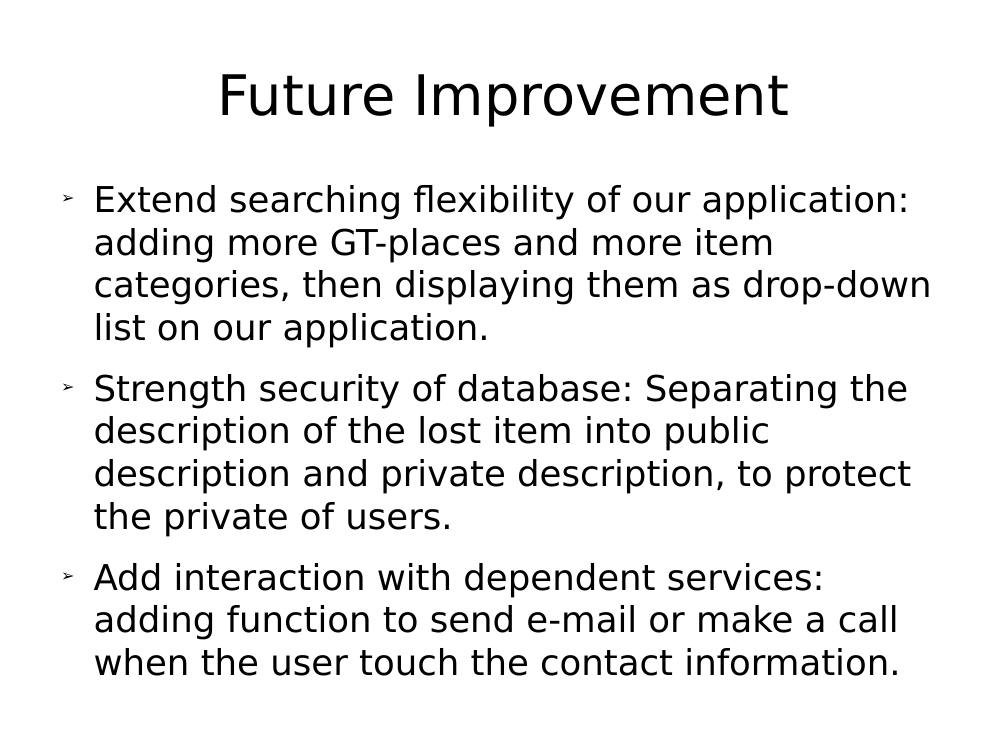
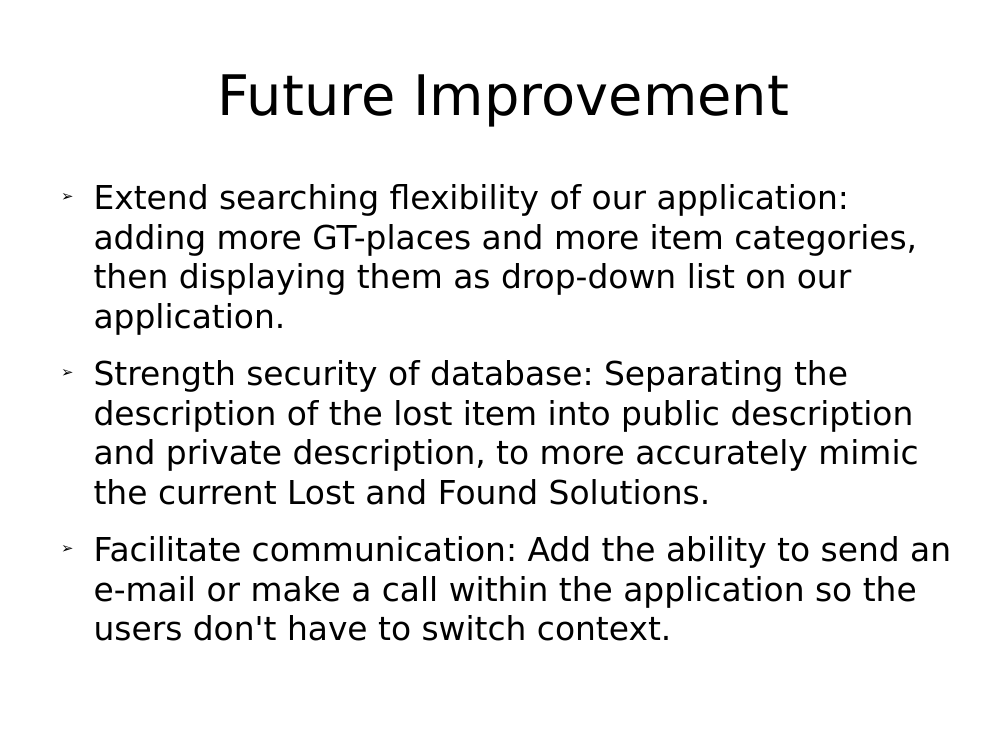
Before and after one commit to HansReich/GT_Lost_Found, a slide deck: slide 1 of Documentation/Future.odp. Drawn at 1008x756 pixels with LibreOffice and Linux fonts; fonts in the diff are those of the drawing. Boxes give left, top, right and bottom in pixels: in the first picture for what was removed or moved away, otherwise in the second. Text is boxed around its words. In the diff, an @@ line names an element or a change of style, - is before the commit and + after.

```diff
--- a/Documentation/Future.odp
+++ b/Documentation/Future.odp
@@ text at bbox=[94, 184, 917, 335]: size 28 to 25.9 pt in "Extend searching flexibility of our application: adding ..." @@
@@ text at bbox=[94, 360, 951, 641]: text changed; size 28 to 25.9 pt @@
-➢ Strength security of database: Separating the description of the lost item into public description and private description, to protect the private of users.
-➢ Add interaction with dependent services: adding function to send e-mail or make a call when the user touch the contact information.
+➢ Strength security of database: Separating the description of the lost item into public description and private description, to more accurately mimic the current Lost and Found Solutions.
+➢ Facilitate communication: Add the ability to send an e-mail or make a call within the application so the users don't have to switch context.
```
Also in this commit, not shown: 2 other files.
